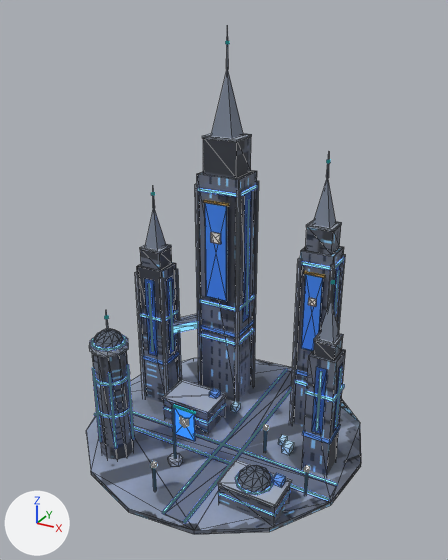
An edit to the glTF model game/assets/models/city_dl8_blue.glb, drawn before and after from the same camera.
Rendered twice from a 50 mm lens placed at (1.43, -2.61, 2.25), pointed at (0.02, -0.04, 0.97). Every picture has the same lights, and +X, +Y and +Z are marked at lower left. The first picture is the older version. Mesh edges are drawn as thin lines. Vertices at exactly the same position are counted once.

The first picture shows 'city_dl8_blue'.
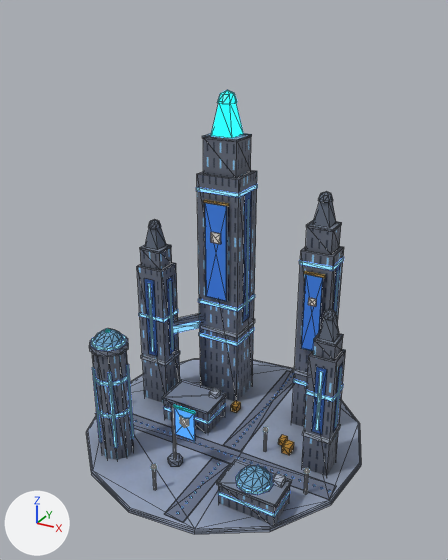
The change, as a diff of the scene's bpy script:
```diff
--- a/game/assets/models/city_dl8_blue.glb.py
+++ b/game/assets/models/city_dl8_blue.glb.py
@@ mat_glow_strip_3f86f0 @@
+mat_glow_strip_3f86f0 = principled_material('glow_strip#3F86F0')
+mat_glow_strip_3f86f0.base_color = (0.13, 0.342, 0.896)  # blue #659ef3
+mat_glow_strip_3f86f0.roughness = 0.4
+mat_glow_strip_3f86f0.emission_color = (0.145, 0.381, 1.0)  # blue #6aa6ff
+mat_glow_strip_3f86f0.emission_strength = 1.434
@@ mat_glow_holo_3f86f0 @@
+mat_glow_holo_3f86f0 = principled_material('glow_holo#3F86F0')
+mat_glow_holo_3f86f0.base_color = (0.0497, 0.238, 0.871)  # blue #3f86f0
+mat_glow_holo_3f86f0.roughness = 0.4
+mat_glow_holo_3f86f0.emission_color = (0.0497, 0.238, 0.871)  # blue #3f86f0
+mat_glow_holo_3f86f0.emission_strength = 1.0
@@ me_m @@
-me_m.from_pydata(...)  # 1026 vertices, 1480 faces; spans x -0.8..0.8, y -0.79..0.79, z -0.01..2.17
+me_m.from_pydata(...)  # 1239 vertices, 1558 faces; spans x -0.8..0.8, y -0.79..0.79, z -0.01..1.86
+# me_m part 1: the loose piece of 8 vertices spanning x 0.41..0.43, y 0.29..0.31, z 1.55..1.57 is scaled about its middle by (5.09, 5.09, 9.14), then moved by (0.0, 0.0, -0.26), in mat_baked (picture img_bake)
+# me_m part 2: the loose piece of 8 vertices spanning x 0.59..0.61, y -0.05..-0.03, z 1.07..1.09 is scaled about its middle by (4.45, 4.45, 8), then moved by (0.0, 0.0, -0.23), in mat_baked (picture img_bake)
+# me_m part 3: the loose piece of 20 vertices spanning x -0.51..-0.33, y -0.56..-0.36, z 0.49..0.5 is rebuilt with 20 vertices and now spans x -0.51..-0.33, y -0.55..-0.37, z 0.48..0.51, in mat_glow_strip_3f86f0 (blue #659ef3, glowing blue #6aa6ff)
+# me_m part 4: the loose piece of 8 vertices spanning x 0.52..0.68, y -0.12..0.04, z 0.48..0.5 is rebuilt with 8 vertices and now spans x 0.53..0.67, y -0.11..0.03, z 0.48..0.5, in mat_glow_strip_3f86f0 (blue #659ef3, glowing blue #6aa6ff)
+# me_m part 5: the loose piece of 8 vertices spanning x -0.32..-0.04, y 0.24..0.48, z 0.42..0.43 is rebuilt with 8 vertices and now spans x -0.31..-0.05, y 0.25..0.47, z 0.42..0.44, in mat_glow_strip_3f86f0 (blue #659ef3, glowing blue #6aa6ff)
+# me_m part 6: the loose piece of 8 vertices spanning x -0.32..-0.04, y 0.24..0.48, z 0.65..0.66 is rebuilt with 8 vertices and now spans x -0.31..-0.05, y 0.25..0.47, z 0.64..0.66, in mat_glow_strip_3f86f0 (blue #659ef3, glowing blue #6aa6ff)
+# me_m part 7: the loose piece of 8 vertices spanning x -0.32..-0.04, y 0.24..0.48, z 1.33..1.34 is rebuilt with 8 vertices and now spans x -0.31..-0.05, y 0.25..0.47, z 1.32..1.35, in mat_glow_strip_3f86f0 (blue #659ef3, glowing blue #6aa6ff)
+# me_m part 8: the loose piece of 8 vertices spanning x 0.32..0.52, y 0.21..0.39, z 0.3..0.31 is rebuilt with 8 vertices and now spans x 0.33..0.51, y 0.22..0.38, z 0.3..0.32, in mat_glow_strip_3f86f0 (blue #659ef3, glowing blue #6aa6ff)
+# me_m part 9: the loose piece of 8 vertices spanning x 0.32..0.52, y 0.21..0.39, z 1.03..1.04 is rebuilt with 8 vertices and now spans x 0.33..0.51, y 0.22..0.38, z 1.02..1.04, in mat_glow_strip_3f86f0 (blue #659ef3, glowing blue #6aa6ff)
+# me_m part 10: 15 loose pieces with 120 vertices, spanning x -0.59..0.61, y -0.47..0.48, z 0.0..2.17, are deleted
+# me_m part 11: 27 vertices moved from x -0.67..0.63, y -0.63..-0.07, z 0.0..0.75 to x -0.67..0.63, y -0.63..-0.07, z 0.01..0.75; 122 vertices removed from x -0.8..0.8, y -0.74..0.74, z 0.0..1.49; 415 vertices added at x -0.8..0.8, y -0.79..0.79, z 0.0..1.41
+# me_m part 12: 4 vertices moved within x -0.54..-0.46, y 0.06..0.14, z 1.01; 1 vertex removed from x -0.5, y 0.1, z 1.25; 21 vertices added at x -0.54..-0.46, y 0.06..0.14, z 1.13..1.17
+# me_m part 13: 1 vertex removed from x -0.18, y 0.36, z 1.97; 21 vertices added at x -0.24..-0.12, y 0.3..0.42, z 1.8..1.86
+# me_m part 14: 827 kept faces spanning x -0.67..0.68, y -0.63..0.48, z 0.0..1.62 get new texture (UV) coordinates
+# me_m part 15: 264 faces spanning x -0.59..0.68, y -0.55..0.37, z 0.07..1.29 switch from mat_glow_strip_2673ff (blue #5c96ff, glowing blue #5c96ff) to mat_glow_strip_3f86f0 (blue #659ef3, glowing blue #6aa6ff)
+# me_m part 16: 5 faces spanning x -0.07..0.05, y -0.4, z 0.2..0.38 switch from mat_glow_holo_2673ff (blue #2673ff, glowing blue #2673ff) to mat_glow_holo_3f86f0 (blue #3f86f0, glowing blue #3f86f0)
 me_m.materials.append(mat_baked)
```

Pixel boxes (x1, y1, x2, y2) of what changed, in the pictures (448 x 560 px; the box of a moved part takes in the faces that stretch with it):
'city_dl8_blue', reshaped (13% shorter)
    before: (86, 25, 361, 534)
    after: (86, 90, 361, 534)
part 1 of me_m, moved or reshaped (not visible before)
    after: (312, 201, 336, 228)
part 2 of me_m, moved or reshaped
    before: (331, 280, 335, 284)
    after: (318, 318, 340, 342)
part 3 of me_m, rebuilt
    before: (93, 371, 130, 386)
    after: (95, 375, 128, 386)
part 4 of me_m, rebuilt (10% narrower)
    before: (304, 384, 345, 402)
    after: (306, 384, 343, 402)
part 5 of me_m, rebuilt
    before: (200, 329, 254, 345)
    after: (199, 328, 254, 346)
part 6 of me_m, rebuilt
    before: (200, 295, 255, 311)
    after: (198, 294, 255, 312)
part 7 of me_m, rebuilt
    before: (198, 185, 257, 197)
    after: (196, 184, 258, 197)
part 8 of me_m, rebuilt (mostly hidden)
    before: (295, 380, 307, 386)
    after: (293, 379, 307, 386)
part 9 of me_m, rebuilt
    before: (301, 258, 344, 270)
    after: (299, 257, 344, 271)
part 10 of me_m, deleted
    before: (105, 25, 334, 402)
part 11 of me_m, cut back
    before: (86, 178, 361, 530)
    after: (86, 191, 361, 534)
part 12 of me_m, reshaped
    before: (145, 208, 166, 250)
    after: (145, 219, 166, 250)
part 13 of me_m, reshaped
    before: (211, 69, 243, 138)
    after: (211, 90, 244, 138)
part 14 of me_m, surface changed
    both: (89, 133, 344, 525)
part 15 of me_m, recoloured
    both: (91, 199, 342, 517)
part 16 of me_m, recoloured
    both: (174, 408, 194, 441)
